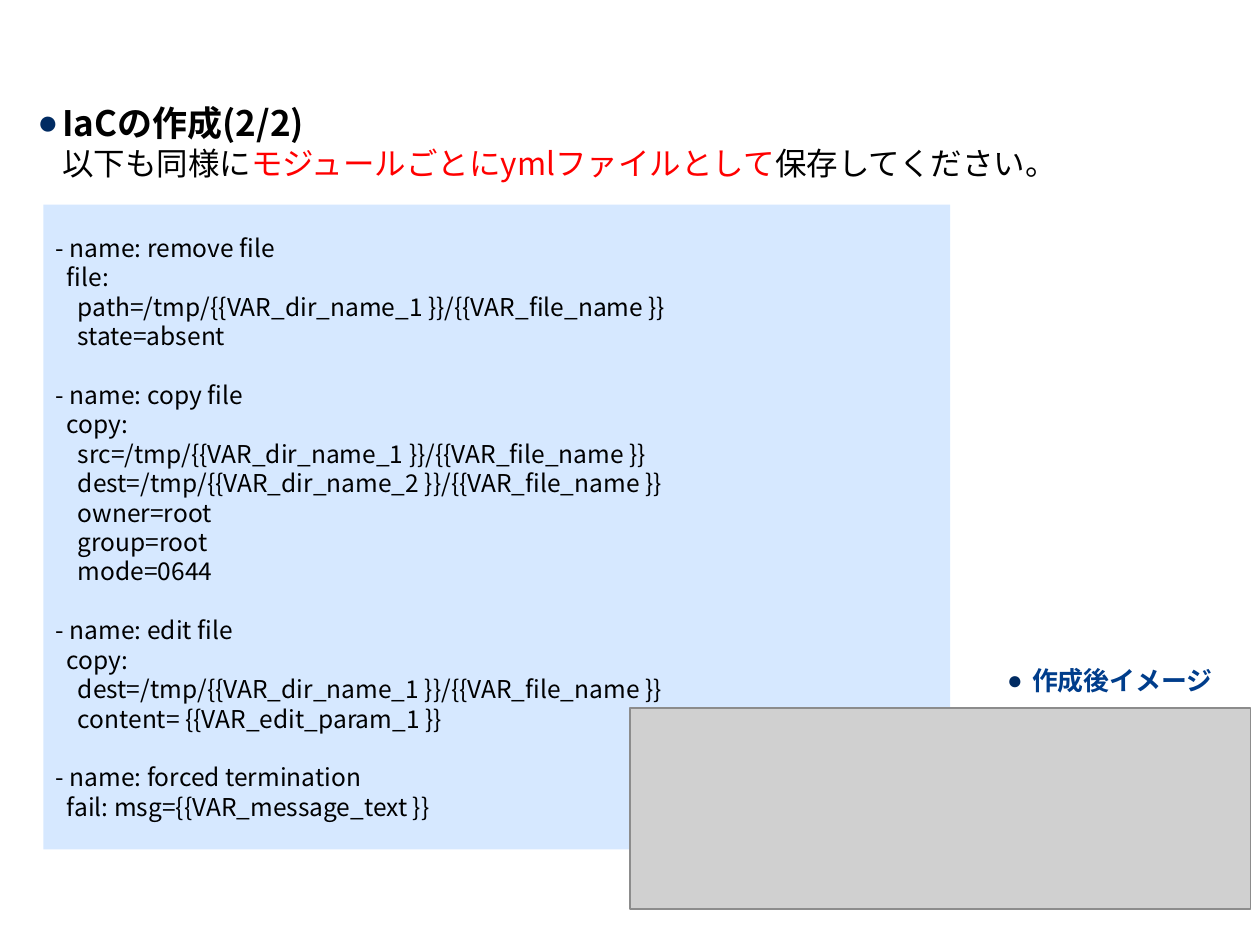
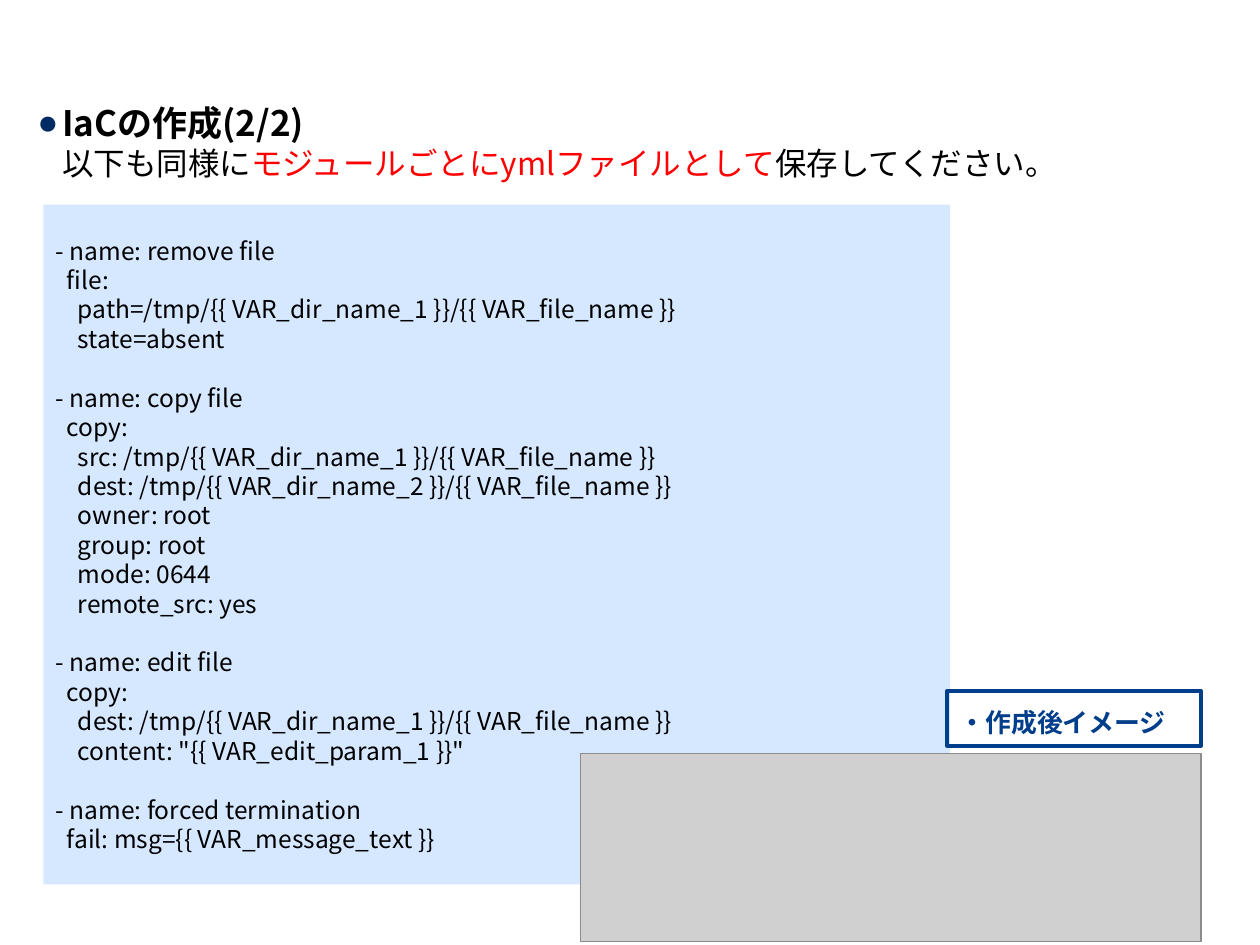
Before and after one commit to exastro-suite/it-automation-docs, a slide deck: slide 9 of asset/Learn_ja/ITA-Conductor_practice_ja.pptx. Drawn at 1260x945 pixels with LibreOffice and Linux fonts; fonts in the diff are those of the drawing; grey boxes stand for pictures; background and template pictures are left out. Boxes give left, top, right and bottom in pixels: in the first picture for what was removed or moved away, otherwise in the second. Text is boxed around its words. In the diff, an @@ line names an element or a change of style, - is before the commit and + after.

```diff
--- a/asset/Learn_ja/ITA-Conductor_practice_ja.pptx
+++ b/asset/Learn_ja/ITA-Conductor_practice_ja.pptx
@@ rectangle "- name: remove file": place and size @@
-rectangle "- name: remove file" at (44, 204, 951, 849)
+rectangle "- name: remove file" at (44, 204, 951, 885)
@@ text in rectangle at (78, 298, 654, 324): spaces changed @@
-path=/tmp/{{VAR_dir_name_1 }}/{{VAR_file_name }}
+path=/tmp/{{ VAR_dir_name_1 }}/{{ VAR_file_name }}
@@ text in rectangle at (78, 441, 650, 619): text changed @@
-src=/tmp/{{VAR_dir_name_1 }}/{{VAR_file_name }}
-dest=/tmp/{{VAR_dir_name_2 }}/{{VAR_file_name }}
-owner=root
-group=root
-mode=0644
+src: /tmp/{{ VAR_dir_name_1 }}/{{ VAR_file_name }}
+dest: /tmp/{{ VAR_dir_name_2 }}/{{ VAR_file_name }}
+owner: root
+group: root
+mode: 0644
+remote_src: yes
@@ text in rectangle at (78, 705, 650, 766): text changed @@
-dest=/tmp/{{VAR_dir_name_1 }}/{{VAR_file_name }}
-content= {{VAR_edit_param_1 }}
+dest: /tmp/{{ VAR_dir_name_1 }}/{{ VAR_file_name }}
+content: "{{ VAR_edit_param_1 }}"
@@ rectangle "・作成後イメージ": place and size @@
-rectangle "・作成後イメージ" at (1032, 668, 1212, 693)
+rectangle "・作成後イメージ" at (948, 692, 1202, 746)
@@ rectangle "・作成後イメージ" at (948, 692, 1202, 746): outline none to #003D8B 2.25 pt @@
@@ text in rectangle at (960, 710, 1166, 735): text changed @@
-● 作成後イメージ
+・作成後イメージ
@@ picture: place and size @@
-picture at (630, 708, 1251, 908)
+picture at (581, 753, 1202, 942)
@@ text in rectangle at (67, 828, 413, 854): spaces changed @@
-fail: msg={{VAR_message_text }}
+fail: msg={{ VAR_message_text }}
```
Also in this commit, not shown: 2 other slides changed, 1 other file.
